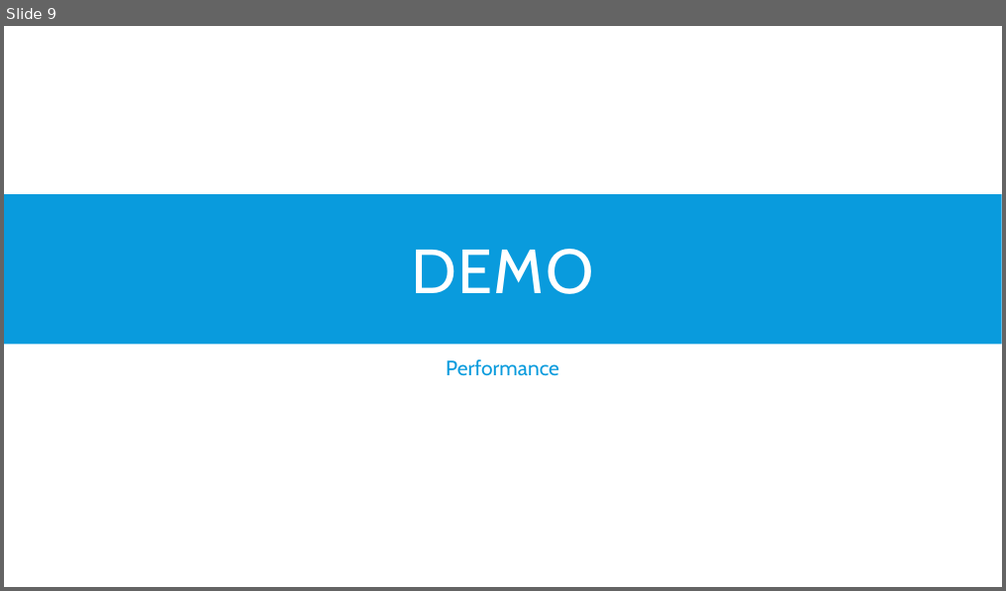
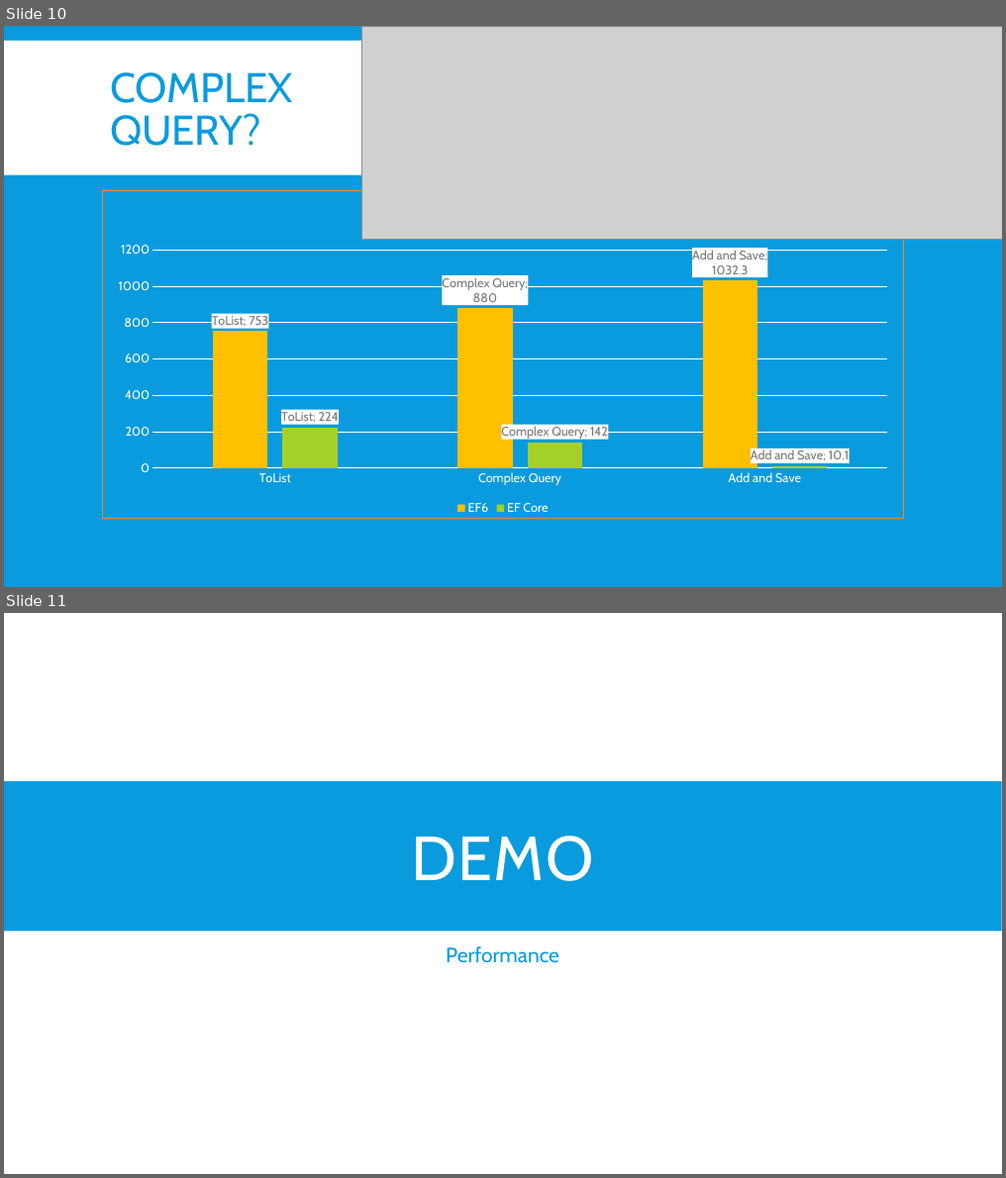
Before and after one commit to jwooley/EfCore, a slide deck: EfCoreGettingStarted.pptx. Shown one above the other, each under a label of ours: slide 9 before the commit, slides 10 and 11 after it. The pictures are 1006x591 and 1006x1178 pixels, drawn with LibreOffice and Linux fonts; fonts in the diff are those of the drawing; grey boxes stand for pictures. Boxes give left, top, right and bottom in pixels: in the first picture for what was removed or moved away, otherwise in the second. Text is boxed around its words. In the diff, an @@ line names an element or a change of style, - is before the commit and + after.

```diff
--- a/EfCoreGettingStarted.pptx
+++ b/EfCoreGettingStarted.pptx
@@ slide 10 added at box(4, 26, 1002, 587), background #099BDD @@
@@ rectangle added at box(4, 40, 1002, 174), fill #FFFFFF @@
@@ picture added at box(361, 26, 1002, 240) @@
@@ title added at box(110, 73, 293, 146), 40 pt, text #099BDD @@
+COMPLEX
+QUERY?
@@ column chart added at box(103, 190, 904, 519) @@
+categories: ToList, Complex Query, Add and Save
+EF6: 753, 880, 1032.3
+EF Core: 224, 142, 10.1
@@ what was slide 9 is now slide 11 @@
```
Also in this commit, not shown: 2 slides changed, 2 other slides added, 6 other files.
